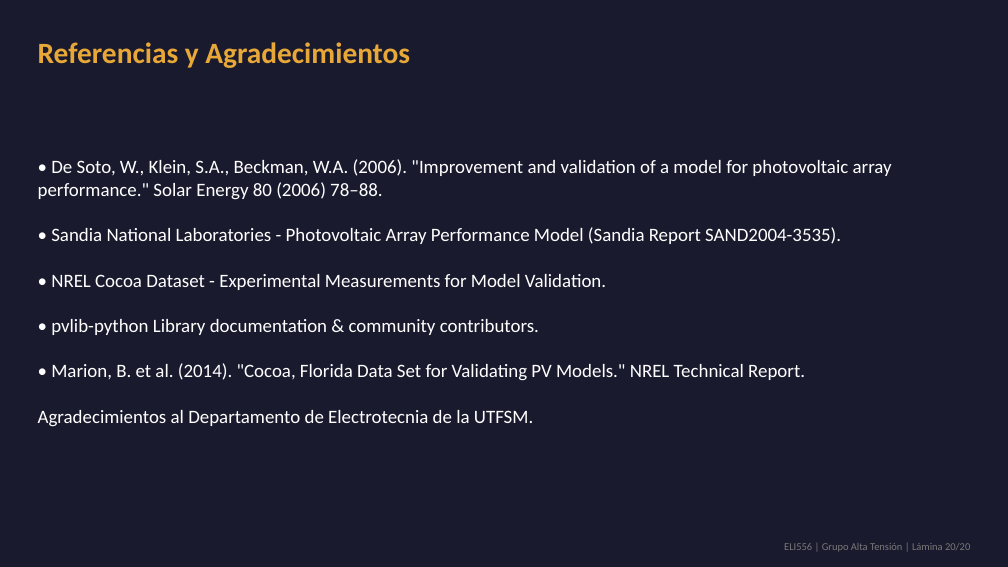
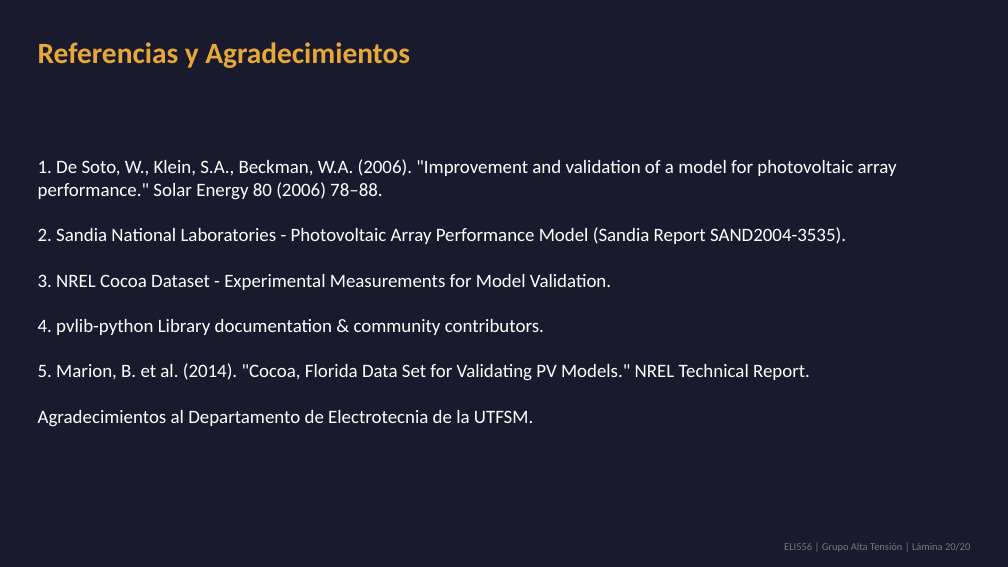
Before and after one commit to theChosen16/t2-paneles, a slide deck: slide 20 of output/Presentacion_Final_ELI556_Atacama.pptx. Drawn at 1008x567 pixels with LibreOffice and Linux fonts; fonts in the diff are those of the drawing. Boxes give left, top, right and bottom in pixels: in the first picture for what was removed or moved away, otherwise in the second. Text is boxed around its words. In the diff, an @@ line names an element or a change of style, - is before the commit and + after.

Commit message:
Implement superscripted reference citations across slides and update numbered bibliography on slide 20

```diff
--- a/output/Presentacion_Final_ELI556_Atacama.pptx
+++ b/output/Presentacion_Final_ELI556_Atacama.pptx
@@ text at (38, 159, 897, 381): text changed @@
-• De Soto, W., Klein, S.A., Beckman, W.A. (2006). "Improvement and validation of a model for photovoltaic array performance." Solar Energy 80 (2006) 78–88.
-• Sandia National Laboratories - Photovoltaic Array Performance Model (Sandia Report SAND2004-3535).
-• NREL Cocoa Dataset - Experimental Measurements for Model Validation.
-• pvlib-python Library documentation & community contributors.
-• Marion, B. et al. (2014). "Cocoa, Florida Data Set for Validating PV Models." NREL Technical Report.
+1. De Soto, W., Klein, S.A., Beckman, W.A. (2006). "Improvement and validation of a model for photovoltaic array performance." Solar Energy 80 (2006) 78–88.
+2. Sandia National Laboratories - Photovoltaic Array Performance Model (Sandia Report SAND2004-3535).
+3. NREL Cocoa Dataset - Experimental Measurements for Model Validation.
+4. pvlib-python Library documentation & community contributors.
+5. Marion, B. et al. (2014). "Cocoa, Florida Data Set for Validating PV Models." NREL Technical Report.
```
Also in this commit, not shown: 9 other slides changed, 11 other files.
